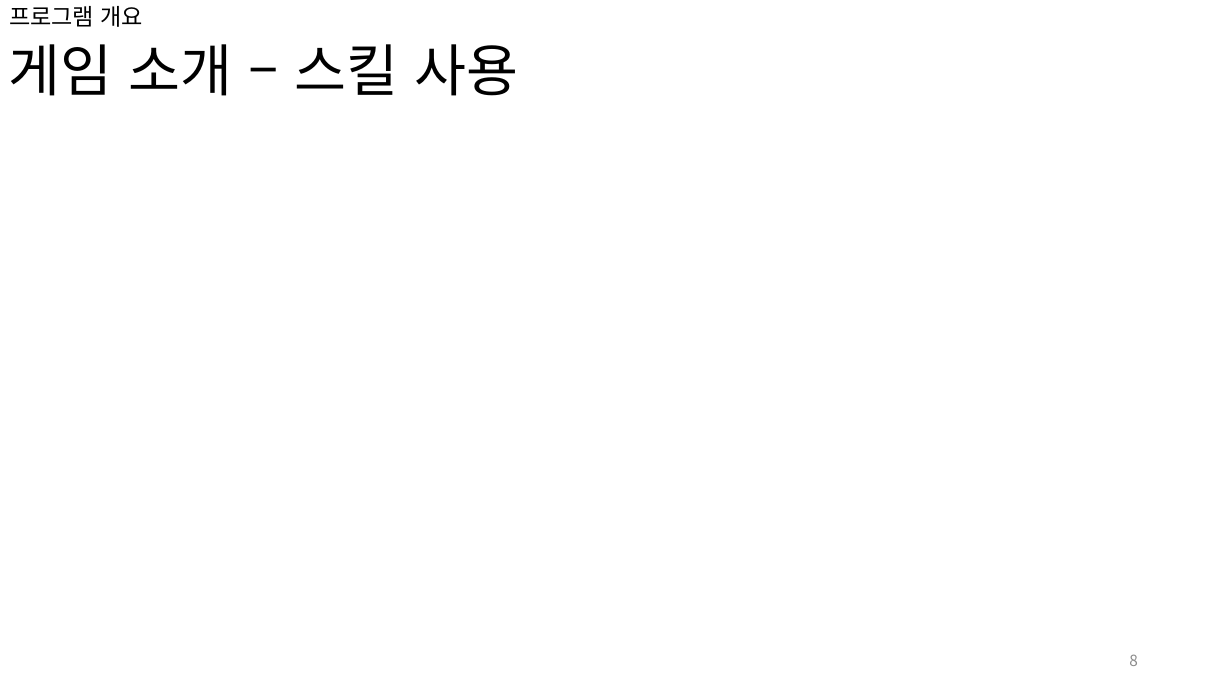
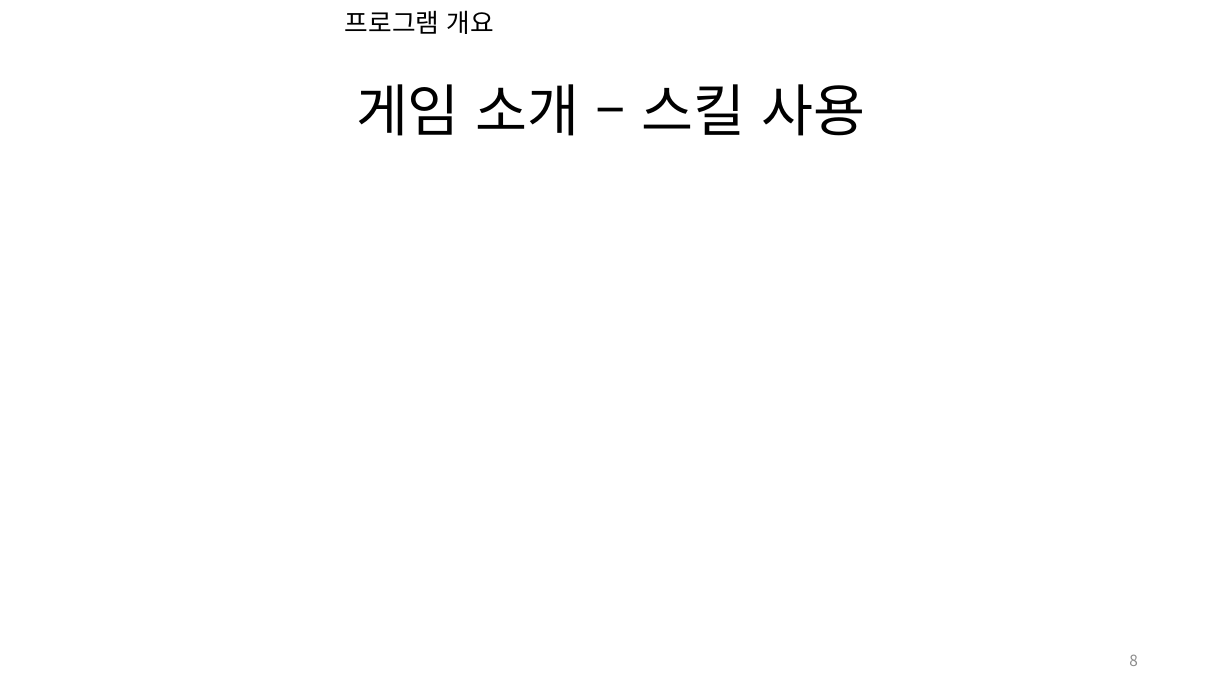
Before and after one commit to pknu-wap/Dogs-SONAR, a slide deck: slide 8 of others/presentation.pptx. Drawn at 1232x693 pixels with LibreOffice and Linux fonts; fonts in the diff are those of the drawing; background and template pictures are left out. Boxes give left, top, right and bottom in pixels: in the first picture for what was removed or moved away, otherwise in the second. Text is boxed around its words. In the diff, an @@ line names an element or a change of style, - is before the commit and + after.

```diff
--- a/others/presentation.pptx
+++ b/others/presentation.pptx
@@ title "프로그램 개요": place and size @@
-title "프로그램 개요" at bbox=[9, 6, 144, 27]
+title "프로그램 개요" at bbox=[345, 10, 494, 34]
@@ title "프로그램 개요" at bbox=[345, 10, 494, 34]: size 18 to 20 pt @@
@@ text "게임 소개 – 스킬 사용": place and size @@
-text "게임 소개 – 스킬 사용" at bbox=[9, 44, 518, 96]
+text "게임 소개 – 스킬 사용" at bbox=[356, 84, 866, 136]
```
Also in this commit, not shown: 15 other slides changed, 1 other file.
